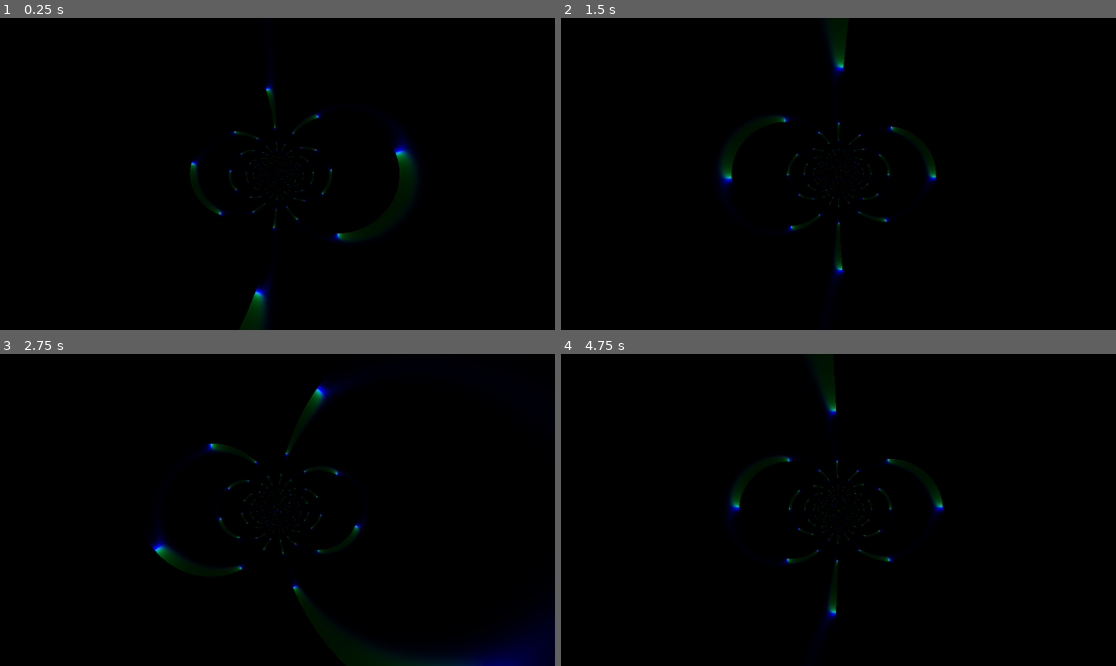
Above: before the commit, frames 1-4 (two rows, left to right).
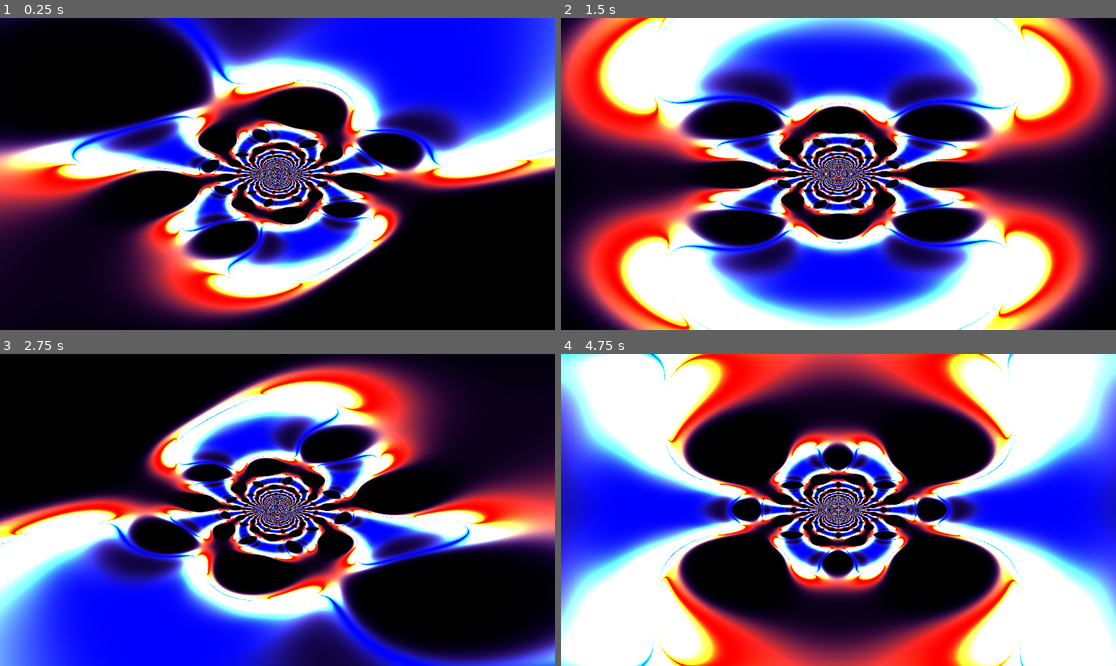
Above: after the commit, the same moments.

Repository: kiwijuice56/web-fractal-flame
Game: Godot game, scene res://main/main.tscn
The game is run twice, just before and just after one commit, with the same random seed, the same clock (stepped at 60 frames per second) and the same inputs.
Inputs:
- Up to frame 1 (0.25 s): no input
- Up to frame 2 (1.5 s): no input
- Up to frame 3 (2.75 s): no input
- Up to frame 4 (4.75 s): no input

The runs differ from the first frame. In frame 1, 60% of the frame differs, in the area x 0-100%, y 0-100%; in frame 2, 85%; in frame 3, 61%; in frame 4, 81%.

Commit message:
Creepy fractal

Diff:
--- a/main/fractal.gdshader
+++ b/main/fractal.gdshader
@@ -16,15 +16,17 @@
 	c.x = c.x / (c.x * c.x + c.y * c.y) + TIME;
 	c.y = c.y / (t.x * t.x + t.y * t.y) + TIME;
 
-	c.x = sin(c.x + TIME) * 8.0;
-	c.y = sin(c.y + TIME) * 16.0;
+	c.x = sin(c.x);
+	c.y = sin(c.y);
 
-	// c.x = mod(c.x, 16.0);
-	c.x = pow(c.x, c.x);
 
+	for (int i = 0; i < 3; i++) {
+		c.x = c.x * c.x + 2.0 * c.y * c.x + c.y * c.y;
+	}
+
+	c.y = c.y * c.y - 2.0 * c.y * c.x + c.x * c.x;
 	t = c;
 	c.x = c.x / (c.x * c.x + c.y * c.y);
 	c.y = c.y / (t.x * t.x + t.y * t.y);
-
-	COLOR.rgb = vec3(0.0, c.y, c.x);
+	COLOR.rgb = vec3(c.x, c.y * c.x, c.y);
 }
--- a/main/main.tscn
+++ b/main/main.tscn
@@ -5,7 +5,7 @@
 
 [sub_resource type="ShaderMaterial" id="ShaderMaterial_clvtp"]
 shader = ExtResource("1_t66l1")
-shader_parameter/aspect_ratio = 1.765
+shader_parameter/aspect_ratio = 0.985
 
 [node name="Main" type="Node"]
 
